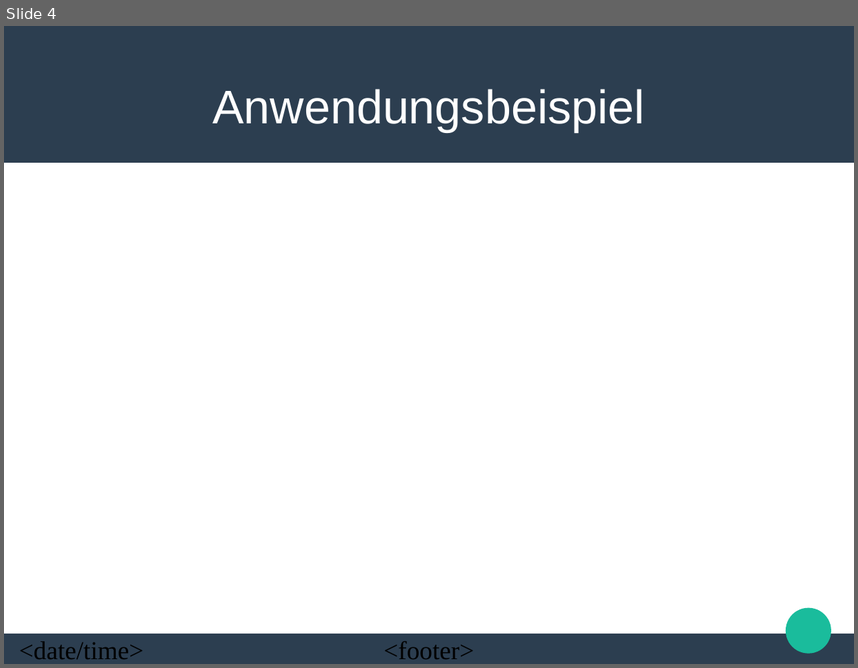
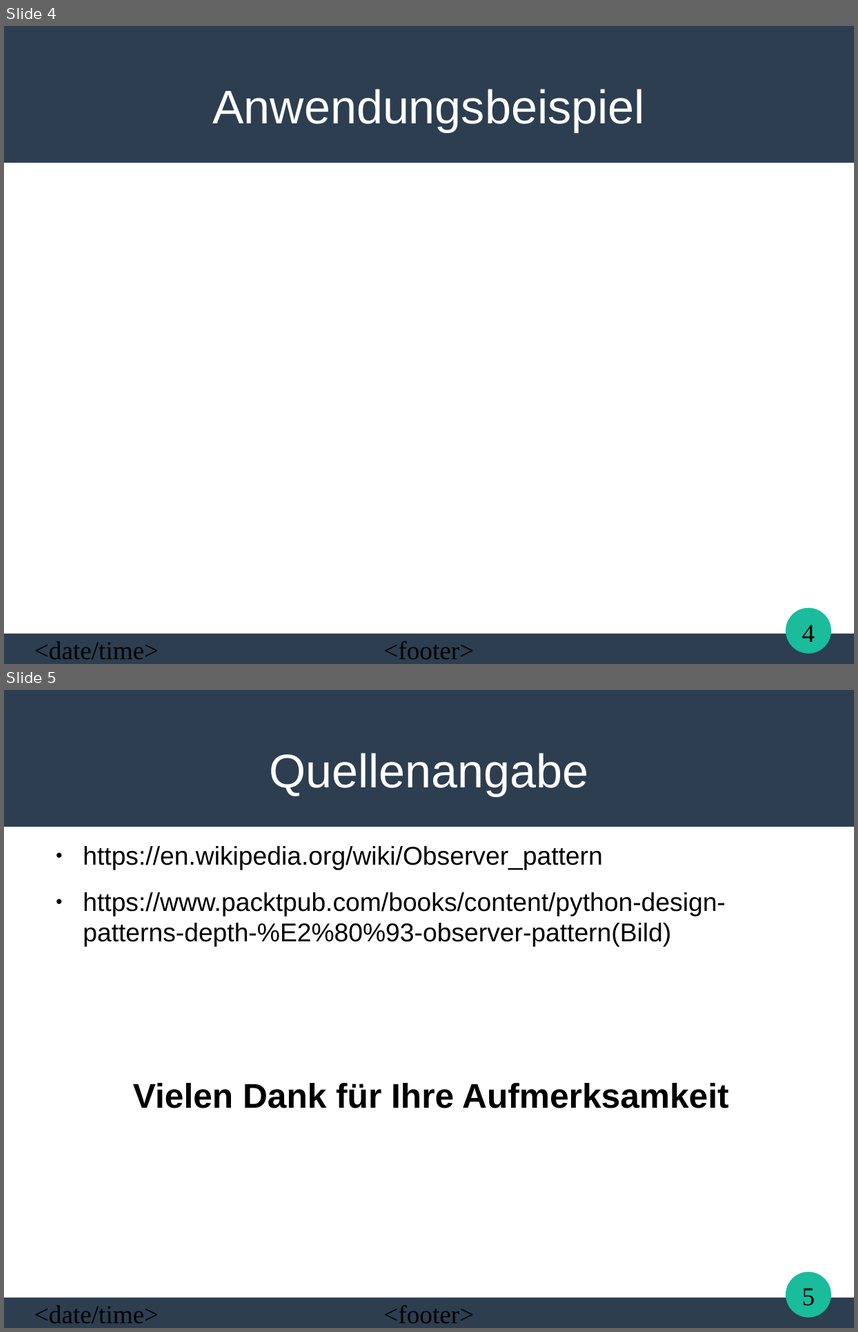
Before and after one commit to Uniquex/ObserverPattern, a slide deck: Presentation/Observer Pattern.odp. Shown one above the other, each under a label of ours: slide 4 before the commit, slides 4 and 5 after it. The pictures are 858x668 and 858x1332 pixels, drawn with LibreOffice and Linux fonts; fonts in the diff are those of the drawing; background and template pictures are left out. Boxes give left, top, right and bottom in pixels: in the first picture for what was removed or moved away, otherwise in the second. Text is boxed around its words. In the diff, an @@ line names an element or a change of style, - is before the commit and + after.

```diff
--- a/Presentation/Observer Pattern.odp
+++ b/Presentation/Observer Pattern.odp
@@ slide 5 added at [4, 690, 854, 1328], background #FFFFFF; not listed: 5 template elements that a slide beside it also shows @@
@@ title added at [269, 753, 588, 796], 44 pt, text #FFFFFF @@
+Quellenangabe
@@ text added at [83, 846, 726, 947], 24 pt, text #000000 @@
+● https://en.wikipedia.org/wiki/Observer_pattern
+● https://www.packtpub.com/books/content/python-design-patterns-depth-%E2%80%93-observer-pattern(Bild)
@@ text added at [133, 1083, 728, 1108], 32 pt, text #000000, bold @@
+Vielen Dank für Ihre Aufmerksamkeit
@@ page number added at [802, 1288, 815, 1305], 24 pt, text #000000 @@
+5
@@ slide 4 changed as well @@
@@ page number added at [802, 624, 815, 641], 24 pt, text #000000 @@
+4
@@ text "<date/time>": place and size @@
-text "<date/time>" at [19, 641, 143, 659]
+text "<date/time>" at [34, 641, 159, 659]
```
Also in this commit, not shown: 3 other slides changed, 4 other files.
